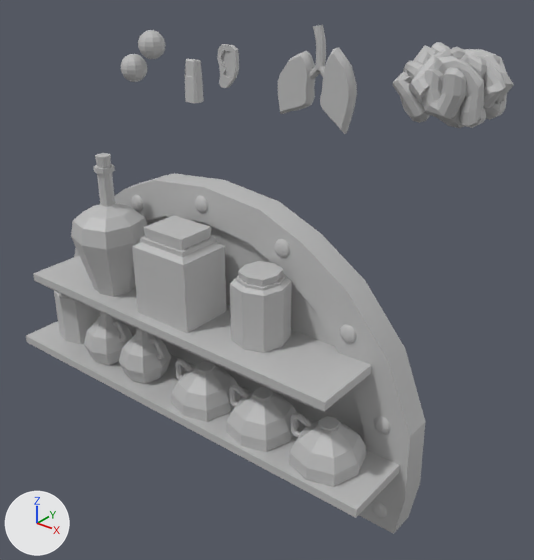
The FBX model Assets/3D/MODELOS/N3/GRP_MOD_restesHumanes_n3.fbx, before and after one commit.
One viewpoint serves both versions: a 50 mm camera at (0.1189, -0.1278, 0.1332) aimed at (0.0153, 0.0016, 0.0529). Lighting does not change. The marker at lower left points along +X, +Y and +Z. The picture after the commit comes second. Where no turn or scale is listed for an object, it has been applied to the vertices.

Script lines for the objects in view, before the commit:
```python
ob_mod_potdit1 = bpy.data.objects.new('MOD_potDit1', me_mesh_006)
ob_mod_potdit1.location = (0.0436, -0.0129, 0.0264)
ob_mod_potdit2 = bpy.data.objects.new('MOD_potDit2', me_mesh_002)
ob_mod_potdit2.location = (0.0056, -0.0129, 0.0262)
ob_mod_potorella1 = bpy.data.objects.new('MOD_potOrella1', me_mesh_007)
ob_mod_potorella1.location = (-0.0294, -0.0136, 0.0291)
ob_mod_potull1 = bpy.data.objects.new('MOD_potUll1', me_mesh)
ob_mod_potull1.location = (0.0228, -0.01, 0.0532)
ob_mod_pulmons = bpy.data.objects.new('MOD_pulmons', me_mesh_012)
ob_mod_pulmons.location = (0.0296, 0.0, 0.1041)
# also in view: 'MOD_ulls' at (-0.0218, -0.0007, 0.1033); 'MOD_orella' at (0.005, 0.0005, 0.1036); 'MOD_dit' at (-0.0054, 0.0, 0.0994); 'MOD_potOrella' at (-0.0146, -0.0136, 0.0291); 'MOD_potUll' at (-0.0466, -0.01, 0.0297)
```
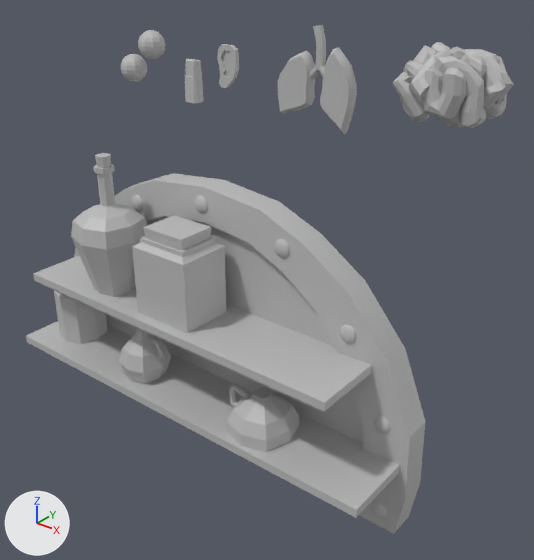
The change, as a list of edits to the scene's bpy script:
```text
Remove ob_mod_potdit1:
    ob_mod_potdit1 = bpy.data.objects.new('MOD_potDit1', me_mesh_006)
    ob_mod_potdit1.location = (0.0436, -0.0129, 0.0264)
Remove ob_mod_potull1:
    ob_mod_potull1 = bpy.data.objects.new('MOD_potUll1', me_mesh)
    ob_mod_potull1.location = (0.0228, -0.01, 0.0532)
Remove ob_mod_potdit2:
    ob_mod_potdit2 = bpy.data.objects.new('MOD_potDit2', me_mesh_002)
    ob_mod_potdit2.location = (0.0056, -0.0129, 0.0262)
Remove ob_mod_potorella1:
    ob_mod_potorella1 = bpy.data.objects.new('MOD_potOrella1', me_mesh_007)
    ob_mod_potorella1.location = (-0.0294, -0.0136, 0.0291)
```

Where the change shows, as pixel boxes [x1, y1, x2, y2] in the pictures (534 x 560 px):
'MOD_potUll1', deleted: before [230, 261, 292, 353]
    faces in mat_vidre (grey #bcbcbc): [230, 274, 292, 353]
    faces in mat_lambert1 (grey #bcbcbc): [238, 261, 283, 286]
'MOD_potDit1', deleted: before [289, 413, 366, 487]
    faces in mat_vidre (grey #bcbcbc): [289, 413, 366, 487]
    faces in mat_lambert1 (grey #bcbcbc): [318, 416, 340, 432]
'MOD_potDit2', deleted: before [171, 359, 241, 422]
    faces in mat_vidre (grey #bcbcbc): [171, 359, 241, 422]
    faces in mat_lambert1 (grey #bcbcbc): [195, 361, 215, 374]
'MOD_potOrella1', deleted: before [84, 312, 133, 365]
